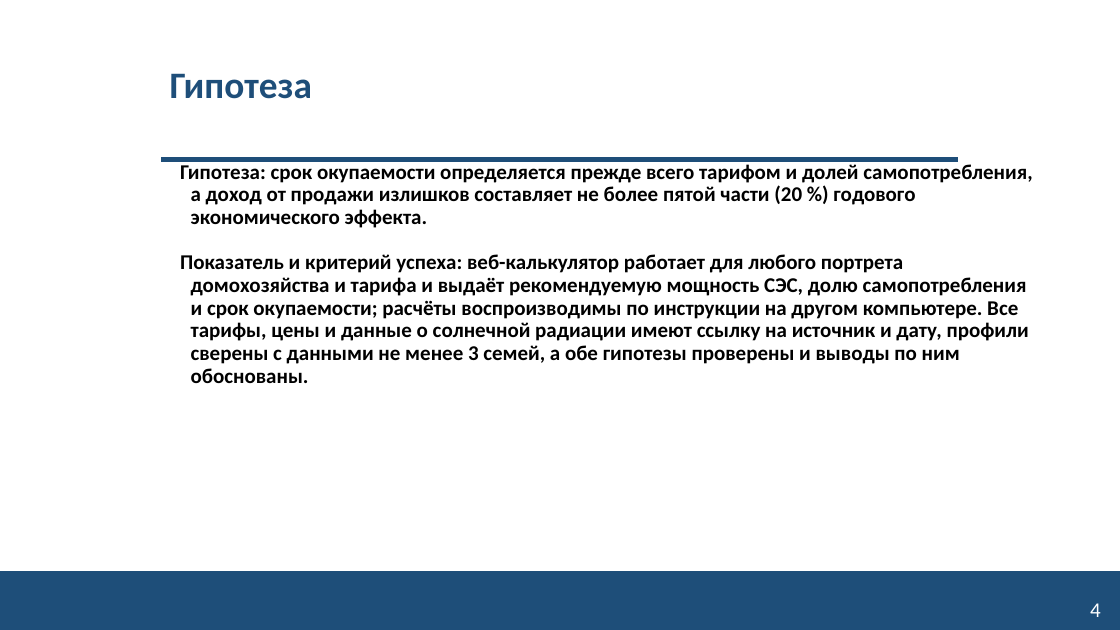
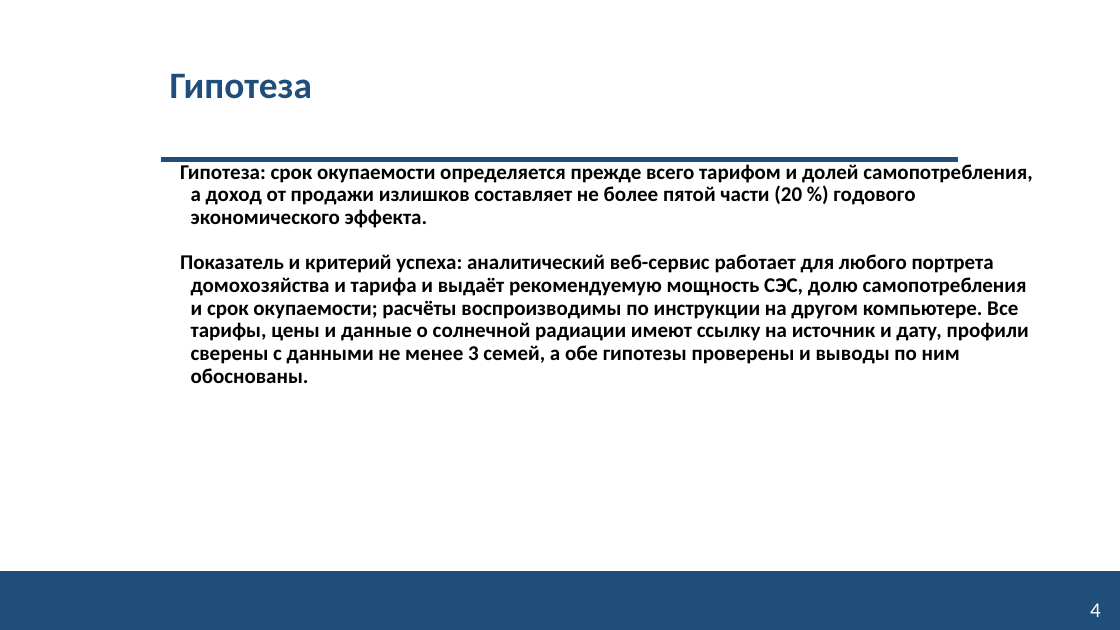
Before and after one commit to NeK0ban/SunCount, a slide deck: slide 4 of reports/kurs/04_konkurenty/SunCount_konkurenty.pptx. Drawn at 1120x630 pixels with LibreOffice and Linux fonts; fonts in the diff are those of the drawing; background and template pictures are left out. Boxes give left, top, right and bottom in pixels: in the first picture for what was removed or moved away, otherwise in the second. Text is boxed around its words. In the diff, an @@ line names an element or a change of style, - is before the commit and + after.

```diff
--- a/reports/kurs/04_konkurenty/SunCount_konkurenty.pptx
+++ b/reports/kurs/04_konkurenty/SunCount_konkurenty.pptx
@@ text at bbox=[180, 254, 1029, 383]: text changed @@
-Показатель и критерий успеха: веб-калькулятор работает для любого портрета домохозяйства и тарифа и выдаёт рекомендуемую мощность СЭС, долю самопотребления и срок окупаемости; расчёты воспроизводимы по инструкции на другом компьютере. Все тарифы, цены и данные о солнечной радиации имеют ссылку на источник и дату, профили сверены с данными не менее 3 семей, а обе гипотезы проверены и выводы по ним обоснованы.
+Показатель и критерий успеха: аналитический веб-сервис работает для любого портрета домохозяйства и тарифа и выдаёт рекомендуемую мощность СЭС, долю самопотребления и срок окупаемости; расчёты воспроизводимы по инструкции на другом компьютере. Все тарифы, цены и данные о солнечной радиации имеют ссылку на источник и дату, профили сверены с данными не менее 3 семей, а обе гипотезы проверены и выводы по ним обоснованы.
```
Also in this commit, not shown: 1 other slide changed, 21 other files.
